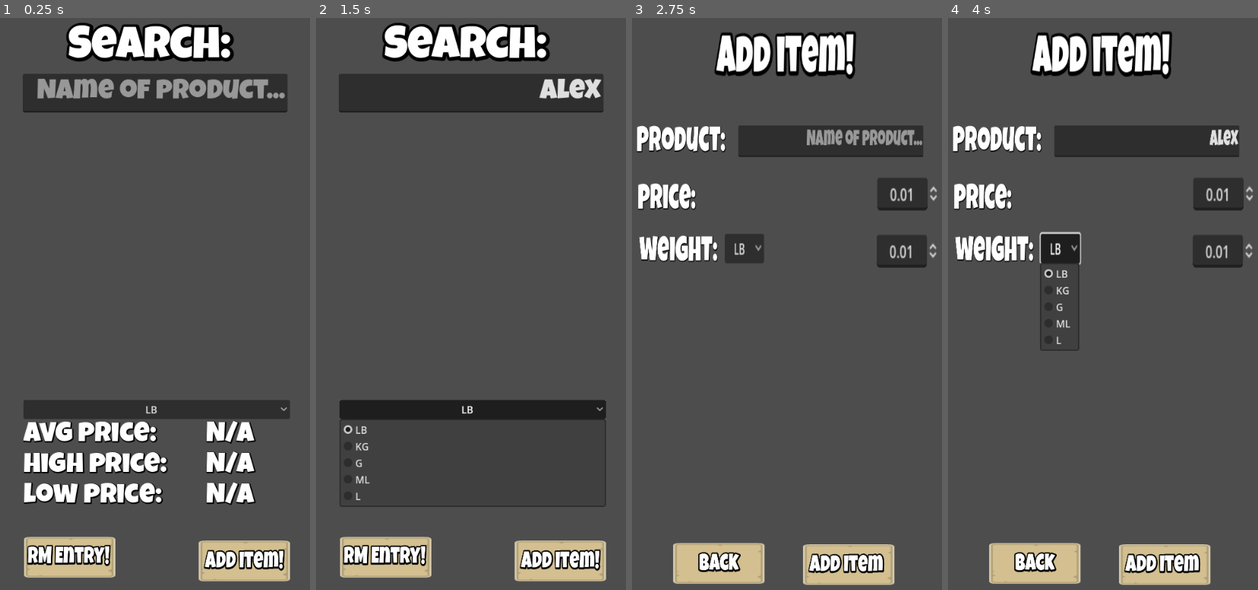
Above: before the commit, frames 1-4 (left to right).
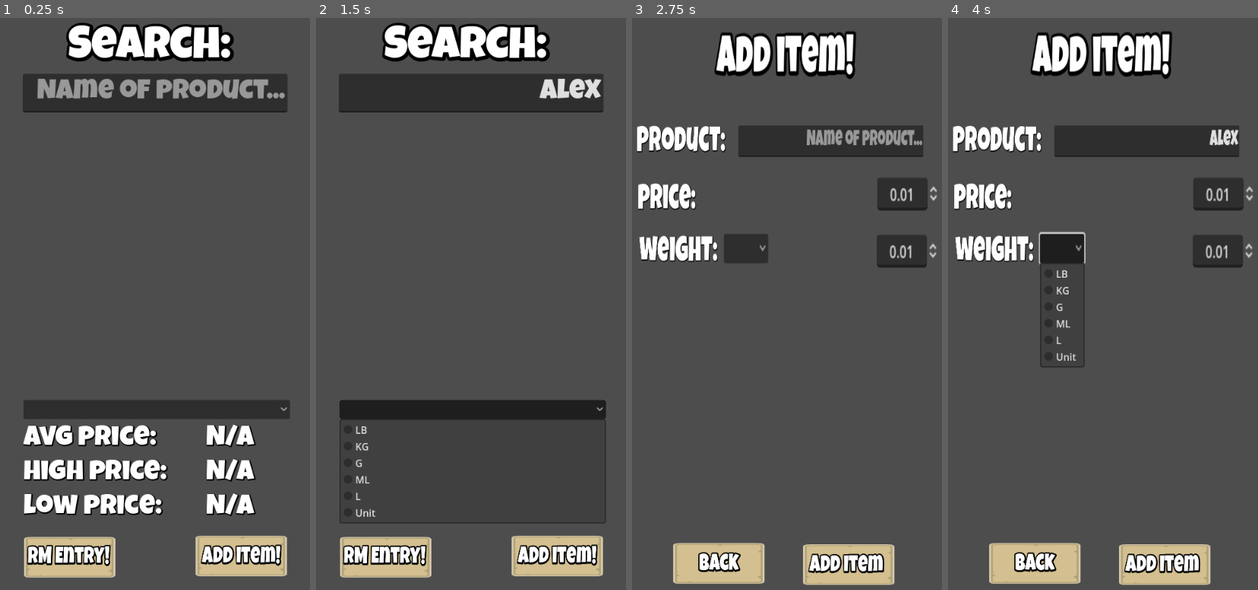
Above: after the commit, the same moments.

Repository: Darkarms/MomsGroceryTracker
Game: Godot game, scene res://scenes/Main.tscn
Same seed, same stepped clock (60 frames per second), same inputs: the game is played once before the commit and once after it.
Inputs (mouse positions are in pixels of both pictures, inside the frame that each line leads up to; where the layout moved, square brackets give the same spot in the first picture):
- Up to frame 1 (0.25 s): no input
- Up to frame 2 (1.5 s): click (471, 92) at 0.52 s; type "Alex" at 0.6 s; click (474, 406) at 1.25 s
- Up to frame 3 (2.75 s): click "Add item!" at 2 s
- Up to frame 4 (4 s): click (1146, 143) at 2.77 s; type "Alex" at 2.85 s; click (1062, 246) [1059, 246] at 3.5 s

The runs differ from the first frame. In frame 1, 7.7% of the frame differs, in the area x 7-94%, y 67-99%; in frame 2, 2.0%; in frame 3, 0.1%; in frame 4, 0.5%.

Commit message:
Fix various bugs and implement Unit price
fixed various bugs including deleting multiple things at once not deleting them all ... and some visual bugs

implemented a per unit calculation and measurement type

Diff:
--- a/scenes/Main.tscn
+++ b/scenes/Main.tscn
@@ -25,12 +25,12 @@
 layout_mode = 2
 size_flags_horizontal = 3
 size_flags_vertical = 3
+theme_override_constants/separation = 10
 
 [node name="weightOptions" type="OptionButton" parent="ProductDataScroll/ProductDataVbox"]
 layout_mode = 2
 alignment = 1
-item_count = 5
-selected = 0
+item_count = 6
 popup/item_0/text = "LB"
 popup/item_0/id = 0
 popup/item_1/text = "KG"
@@ -41,6 +41,8 @@
 popup/item_3/id = 3
 popup/item_4/text = "L"
 popup/item_4/id = 4
+popup/item_5/text = "Unit"
+popup/item_5/id = 5
 
 [node name="AvgPrice" type="Label" parent="ProductDataScroll/ProductDataVbox"]
 layout_mode = 2
@@ -119,10 +121,10 @@
 size_flags_vertical = 3
 
 [node name="AddItemButton" type="TextureButton" parent="."]
-offset_left = 354.0
-offset_top = 872.0
-offset_right = 454.0
-offset_bottom = 972.0
+offset_left = 349.0
+offset_top = 864.0
+offset_right = 449.0
+offset_bottom = 964.0
 scale = Vector2(1.48912, 0.660217)
 texture_normal = ExtResource("2_shwjh")
 
--- a/scenes/add_item.tscn
+++ b/scenes/add_item.tscn
@@ -105,14 +105,13 @@
 
 [node name="weightOptions" type="OptionButton" parent="weight"]
 layout_mode = 0
-offset_left = 302.561
+offset_left = 300.416
 offset_top = -2.50341
-offset_right = 371.561
+offset_right = 378.416
 offset_bottom = 28.4966
 scale = Vector2(1.99254, 1.92467)
 alignment = 1
-item_count = 5
-selected = 0
+item_count = 6
 popup/item_0/text = "LB"
 popup/item_0/id = 0
 popup/item_1/text = "KG"
@@ -122,7 +121,9 @@
 popup/item_3/text = "ML"
 popup/item_3/id = 3
 popup/item_4/text = "L"
-popup/item_4/id = 4
+popup/item_4/id = 3
+popup/item_5/text = "Unit"
+popup/item_5/id = 5
 
 [node name="weightBox" type="SpinBox" parent="weight"]
 layout_mode = 0
--- a/scripts/Main.gd
+++ b/scripts/Main.gd
@@ -139,6 +139,14 @@
 						priceEnd = priceStart / weightEnd
 					else:
 						priceEnd = priceStart * weightEnd
+			"Unit":
+				if convertFrom == "G" or convertFrom == "KG" or convertFrom == "L" or convertFrom == "LB" or convertFrom == "ML":
+					continue
+				elif convertFrom == "Unit":
+					if weightEnd >= 1.0:
+						priceEnd = priceStart / weightEnd
+					else:
+						priceEnd = priceStart * weightEnd
 		if not priceEnd:
 			continue
 		priceEnd = AppManager.round_to_dec(priceEnd, 2)
@@ -154,6 +162,7 @@
 			priceAvg = priceEnd
 		else:
 			priceAvg = (priceAvg + priceEnd) / 2
+			priceAvg = AppManager.round_to_dec(priceAvg, 2)
 	avgMinMax.append(priceAvg)
 	avgMinMax.append(priceLow)
 	avgMinMax.append(priceHigh)
--- a/scripts/add_item.gd
+++ b/scripts/add_item.gd
@@ -54,8 +54,9 @@
 		if not productsList.has(productName):
 			productsList[productName] = {}
 			productsList[productName]["price_weight"] = []
+			AddButton(productName)
 		productsList[productName]["price_weight"].append([productPrice, productWeight, weightType])
-		AddButton(productName)
+
 		AppManager.SaveData()
 		#reset values for next addition
 		productName = ""
--- a/scripts/remove_entry.gd
+++ b/scripts/remove_entry.gd
@@ -61,9 +61,14 @@
 func _on_remove_button_pressed() -> void:
 	var checkBoxs = v_box_entries.get_children()
 	var productEntries = productsList[product_name.text]["price_weight"]
-	for i in range(checkBoxs.size()):
+	var i = 0
+	while i < checkBoxs.size():
 		if productEntries and checkBoxs[i].button_pressed == true:
 			productEntries.remove_at(i)
+			v_box_entries.remove_child(checkBoxs[i])
+			checkBoxs.remove_at(i)
+		else:
+			i += 1
 	UpdateProducts()
 	AppManager.SaveData()
 
